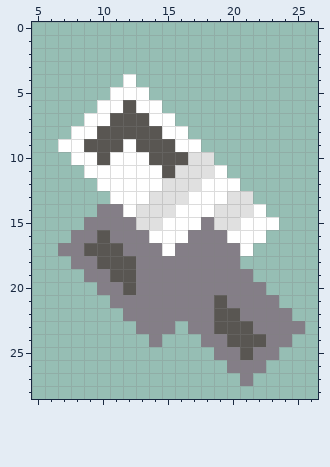
Edited in one commit: pixel-art sprite (sprites/items/alu.png). That is the earlier state.
The file is 32x32 pixels. Shown: x 5..26, y 0..28.
After:
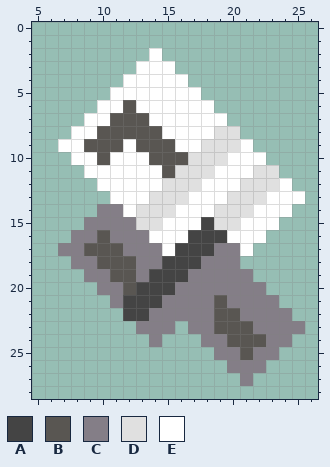
Palette (. is transparent): A #444444  B #595652  C #847e87  D #e0e0e0  E #ffffff
From old to new:
Colour C gives way to colour A in row 15 at x 18; in row 16 at x 17 to 19; in row 17 at x 16 to 18; in row 18 at x 15 to 17; in row 19 at x 14 to 16; in row 20 at x 13 to 15.
Colour C gives way to colour A in row 21 at x 12 to 14; in row 22 at x 12 to 13.
The edit adds colour D in row 8 at x 19 to 20; in row 9 at x 18 to 20; in row 10 at x 19; in row 11 at x 22 to 23; in row 12 at x 21 to 23; in row 13 at x 22.
The edit adds colour E in row 2 at x 14; in row 3 at x 13 to 15; in row 4 at x 13 to 16; in row 5 at x 14 to 17; in row 6 at x 15 to 18; in row 7 at x 16 to 19.
The edit adds colour E in row 8 at x 17 to 18; in row 9 at x 21; in row 10 at x 20 to 22; in row 11 at x 20 to 21; in row 12 at x 24; in row 13 at x 23 to 25.
The edit adds colour E in row 14 at x 23 to 24.
Pixel boxes of the changes (left, top, right, bottom) in both pictures:
changed: (123, 48, 305, 321)
